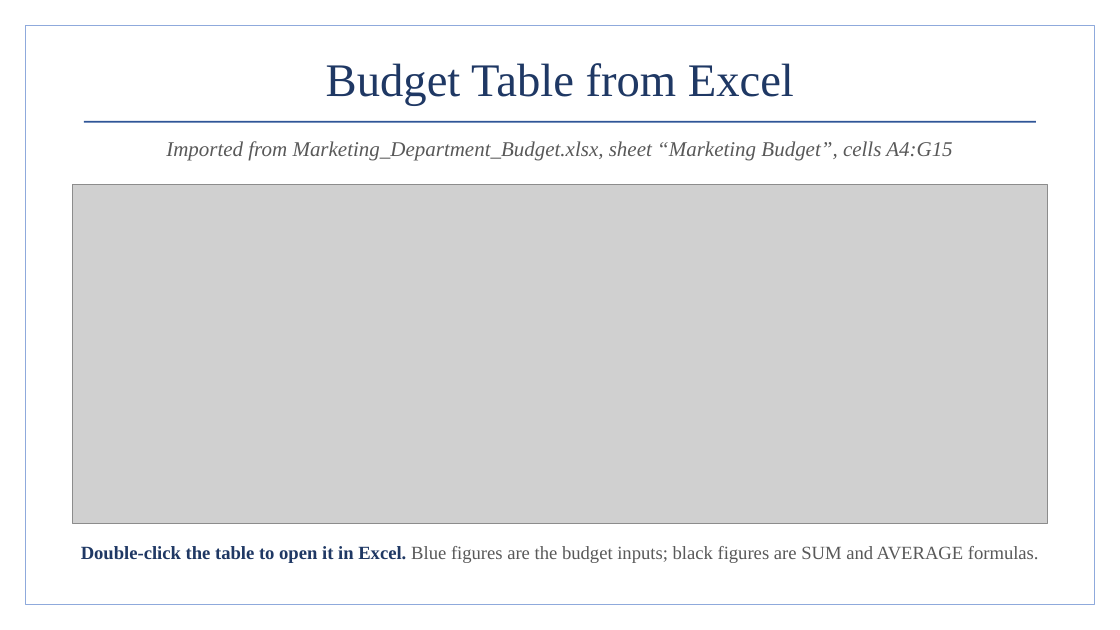
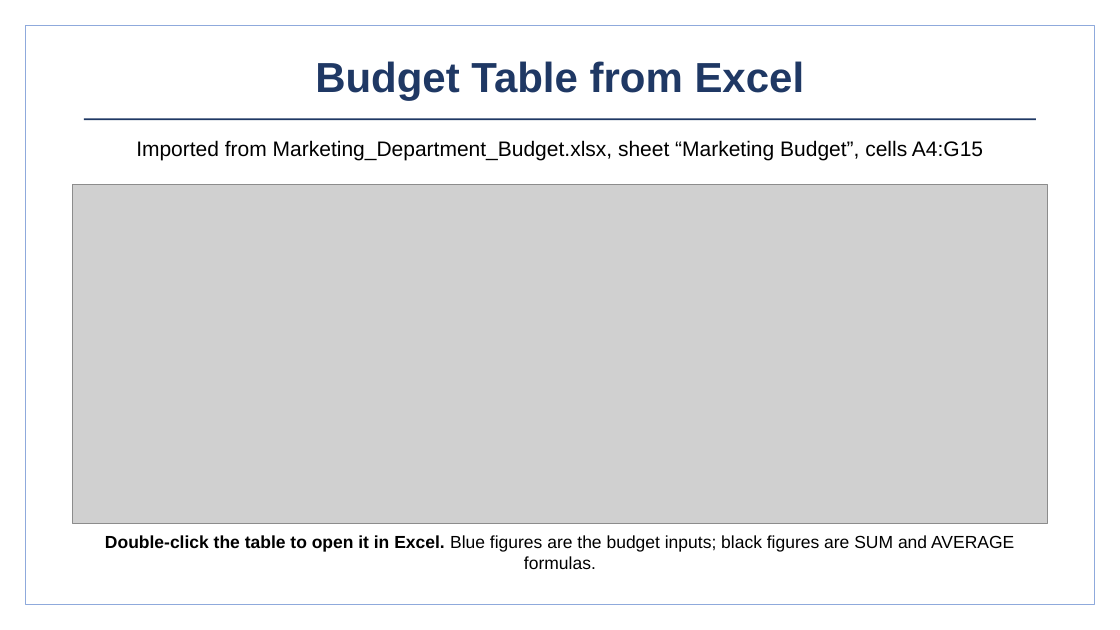
Before and after one commit to BadboyVee/BlackHoleeee, a slide deck: slide 7 of marketing-budget/Marketing_Department_Budget.pptx. Drawn at 1120x630 pixels with LibreOffice and Linux fonts; fonts in the diff are those of the drawing; grey boxes stand for pictures. Boxes give left, top, right and bottom in pixels: in the first picture for what was removed or moved away, otherwise in the second. Text is boxed around its words. In the diff, an @@ line names an element or a change of style, - is before the commit and + after.

```diff
--- a/marketing-budget/Marketing_Department_Budget.pptx
+++ b/marketing-budget/Marketing_Department_Budget.pptx
@@ text "Budget Table from Excel" at <box>315,61,805,100</box>: size 40 to 36 pt, font Times New Roman to Arial, bold on @@
@@ line (84, 119) - (1036, 119): stroke #2F5597 1.5 pt to #1F3864 1.5 pt @@
@@ text "Imported from Marketing_Department_Budget.xlsx, sheet “Marke ..." at <box>136,140,983,160</box>: font Times New Roman to Arial, text colour #595959 to #000000, italic off @@
@@ text "Double-click the table to open ..." at <box>105,535,1014,569</box>: size 16 to 15 pt, font Times New Roman to Arial; text colour #1F3864 to #000000 in "Double-click the table to open it in ..."; text colour #595959 to #000000 in "Blue figures are the budget inputs; black ..." @@
```
Also in this commit, not shown: 8 other slides changed, 4 other files.
